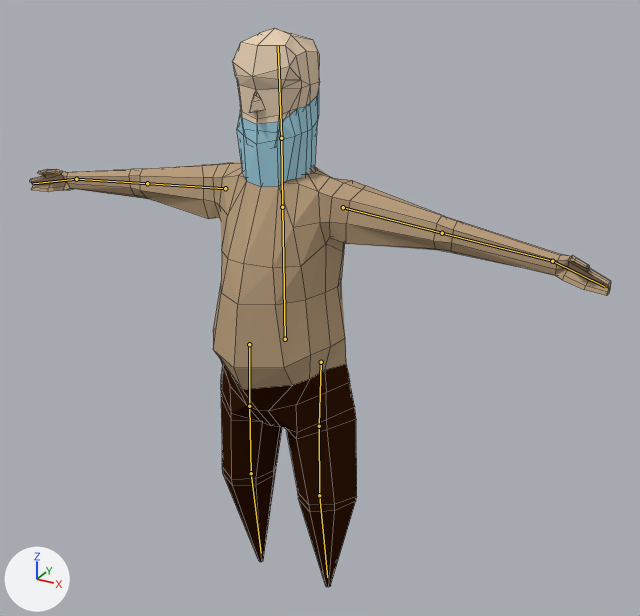
One commit to the Blender file Assets/Units/Meshes/om ranged.blend: the scene before it, then after it.
The view is the same before and after, from a 50 mm camera at (10.78, -18.0, 17.83) aimed at (1.49, -1.1, 9.38). Lighting does not change. The marker at lower left points along +X, +Y and +Z. The bones that bend it are drawn over the model as lines. Mesh edges are drawn as thin lines.
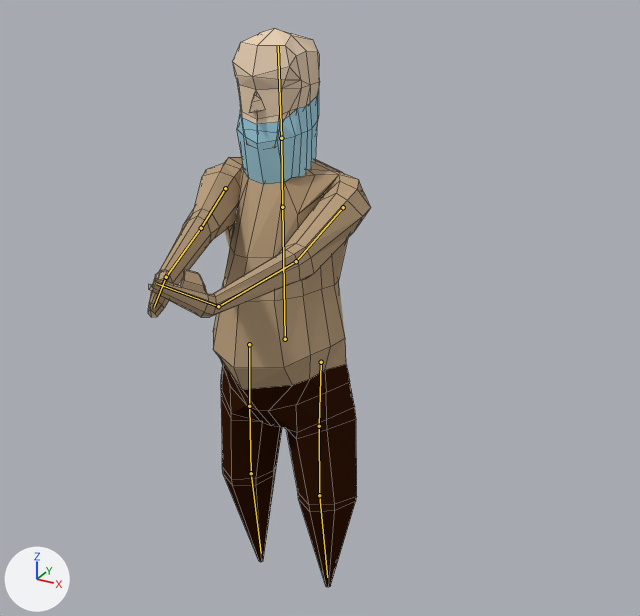
The newer file adds an action. The first version stands in its rest pose; the second is drawn at frame 8 of the action 'Arc Attack'.

Boxes [x1, y1, x2, y2] around the edits, measured in the pictures (640 x 616 px):
'Cylinder', posed (62% narrower): before [30, 28, 611, 587]; after [148, 28, 370, 587]

Edits to the bpy script that builds the scene:
```text
Change bone_elbow_l:
    where bone_elbow_l = bpy.data.objects['Armature'].pose.bones['Elbow.L']
    bone_elbow_l.location: (0.0, 0.0, 0.0) -> (-3.26, 1.06, 0.0)
Change bone_hand_ik_l:
    where bone_hand_ik_l = bpy.data.objects['Armature'].pose.bones['Hand IK.L']
    bone_hand_ik_l.location: (0.0, 0.0, 0.0) -> (-7.14, -5.25, 0.53)
Change bone_elbow_r:
    where bone_elbow_r = bpy.data.objects['Armature'].pose.bones['Elbow.R']
    bone_elbow_r.location: (0.0, 0.0, 0.0) -> (4.7, 0.48, 0.0)
Change bone_hand_ik_r:
    where bone_hand_ik_r = bpy.data.objects['Armature'].pose.bones['Hand IK.R']
    bone_hand_ik_r.location: (0.0, 0.0, 0.0) -> (8.49, -5.35, 0.09)
```
